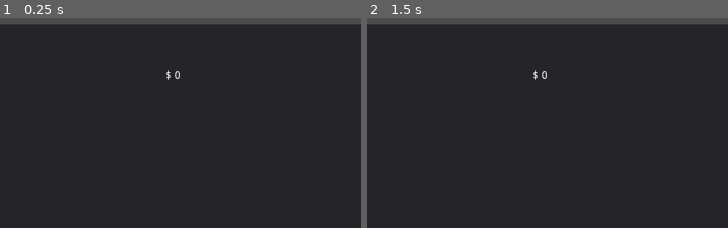
Above: before the commit, frames 1-2 (left to right).
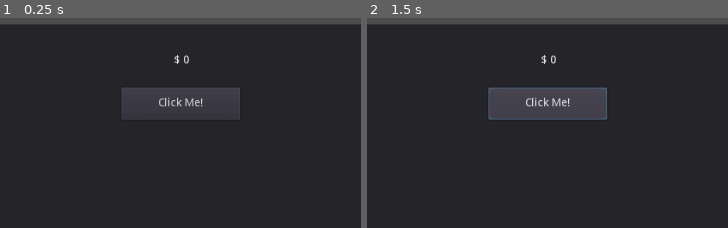
Above: after the commit, the same moments.

Repository: shawn220a/GodotIdleTycoon
Game: Godot game, scene res://store.tscn
The game is run twice, just before and just after one commit, with the same random seed, the same clock (stepped at 60 frames per second) and the same inputs.
Inputs (mouse positions are % of the whole screen's width and height, from its top left):
- Up to frame 1 (0.25 s): no input
- Up to frame 2 (1.5 s): click (50, 20) at 0.5 s, where only the run after the commit has a clickable "Click Me!"; click (50, 20) at 1.25 s, where only the run after the commit has a clickable "Click Me!"
The pictures show only the part of the screen within x 25-75%, y 0-50%; the shares and areas given below are measured in that part.

The runs differ from the first frame. In frame 1, 3.2% of the frame differs, in the area x 33-67%, y 17-49%; in frame 2, 5.3%.

Commit message:
Add button and text click me to style

Diff:
--- a/store.tscn
+++ b/store.tscn
@@ -3,9 +3,9 @@
 [ext_resource path="res://store.gd" type="Script" id=1]
 
 [node name="Panel" type="Panel"]
-margin_left = 49.1177
+margin_left = 48.6177
 margin_top = 30.1594
-margin_right = 957.118
+margin_right = 956.618
 margin_bottom = 552.159
 script = ExtResource( 1 )
 __meta__ = {
@@ -13,11 +13,24 @@
 }
 
 [node name="MoneyLabel" type="Label" parent="."]
-margin_left = 325.0
-margin_top = 59.0
-margin_right = 556.0
-margin_bottom = 149.0
+anchor_left = 0.5
+anchor_right = 0.5
+margin_left = -80.0002
+margin_top = 39.0
+margin_right = 73.9998
+margin_bottom = 70.0
+text = "Money"
 align = 1
 __meta__ = {
 "_edit_use_anchors_": false
 }
+
+[node name="Button" type="Button" parent="."]
+margin_left = 374.0
+margin_top = 81.0
+margin_right = 526.0
+margin_bottom = 122.0
+text = "Click Me!"
+__meta__ = {
+"_edit_use_anchors_": false
+}
